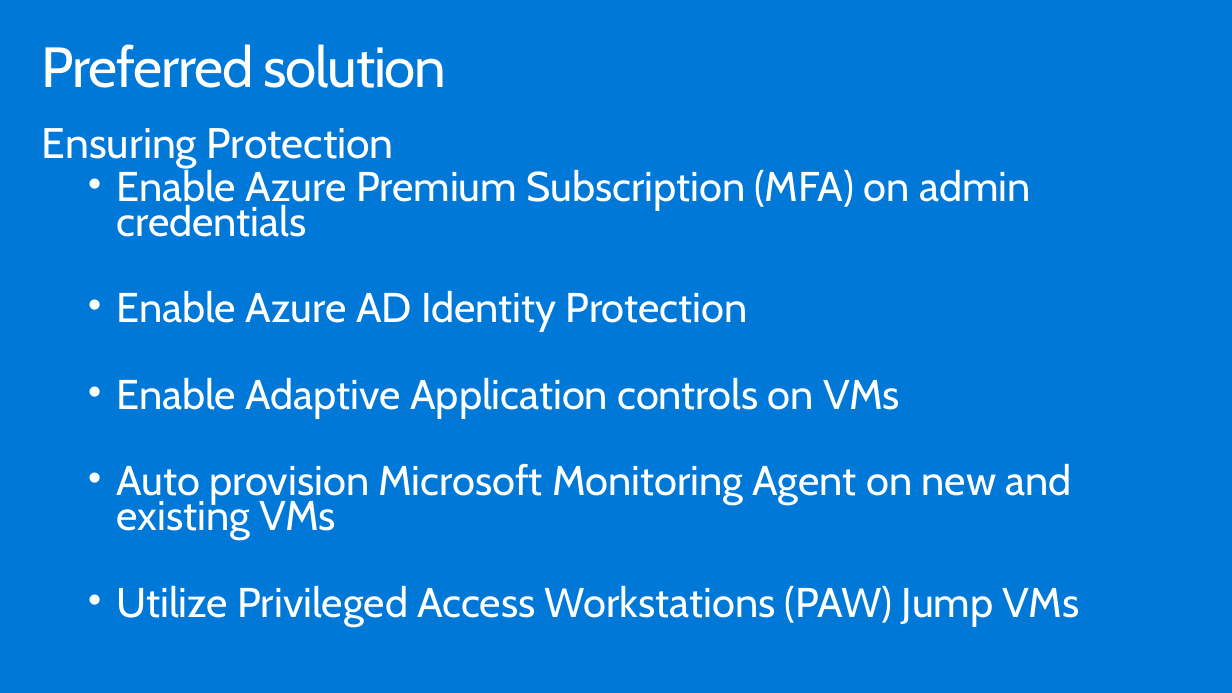
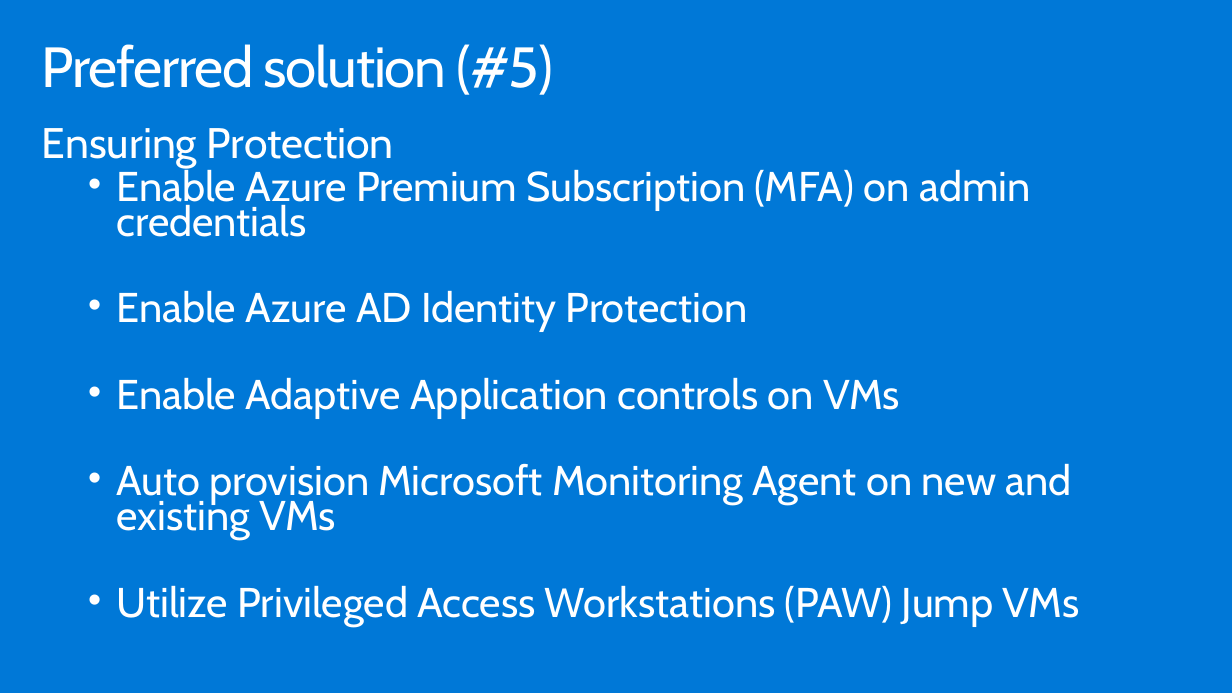
Before and after one commit to tejaswini972/MCW-Security-baseline-on-Azure, a slide deck: slide 26 of Whiteboard design session/WDS trainer presentation - Security baseline on Azure.pptx. Drawn at 1232x693 pixels with LibreOffice and Linux fonts; fonts in the diff are those of the drawing. Boxes give left, top, right and bottom in pixels: in the first picture for what was removed or moved away, otherwise in the second. Text is boxed around its words. In the diff, an @@ line names an element or a change of style, - is before the commit and + after.

```diff
--- a/Whiteboard design session/WDS trainer presentation - Security baseline on Azure.pptx
+++ b/Whiteboard design session/WDS trainer presentation - Security baseline on Azure.pptx
@@ title at (42,44,553,95): text changed @@
-Preferred solution
+Preferred solution (#5)
```
Also in this commit, not shown: 8 other slides changed, 4 other files.
